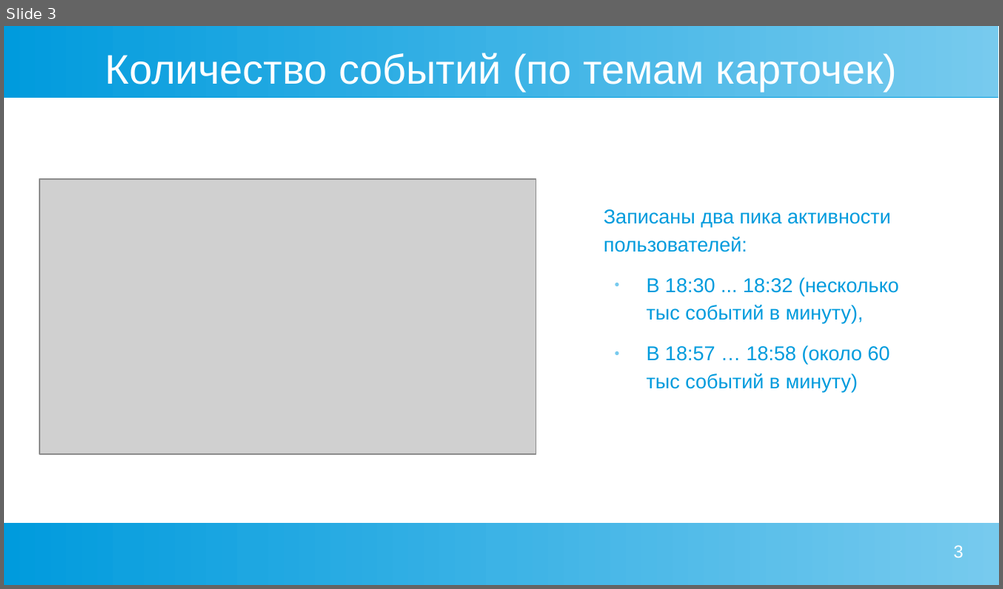
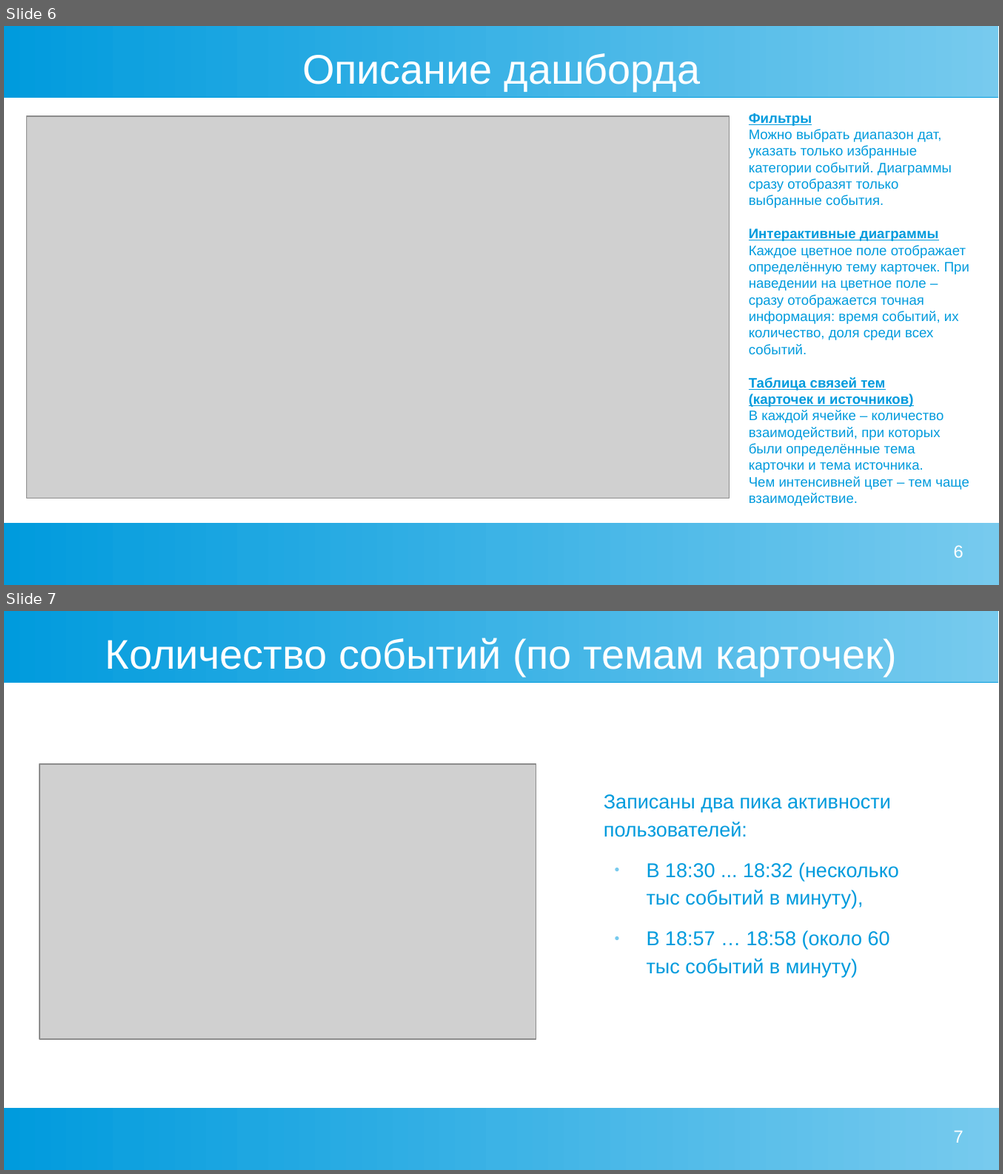
Before and after one commit to okeangel/da_portfolio, a slide deck: practicum/week_23_dashboards/dash_visits.odp. Shown one above the other, each under a label of ours: slide 3 before the commit, slides 6 and 7 after it. The pictures are 1003x589 and 1003x1174 pixels, drawn with LibreOffice and Linux fonts; fonts in the diff are those of the drawing; grey boxes stand for pictures. Boxes give left, top, right and bottom in pixels: in the first picture for what was removed or moved away, otherwise in the second. Text is boxed around its words. In the diff, an @@ line names an element or a change of style, - is before the commit and + after.

```diff
--- a/practicum/week_23_dashboards/dash_visits.odp
+++ b/practicum/week_23_dashboards/dash_visits.odp
@@ slide 6 added at <box>4,26,999,585</box>, background #FFFFFF; not listed: 2 template elements that a slide beside it also shows @@
@@ title added at <box>302,53,700,91</box>, 33 pt, text #FFFFFF @@
+Описание дашборда
@@ text added at <box>748,113,969,506</box>, 11 pt, text #009BDD @@
+Фильтры
+Можно выбрать диапазон дат, указать только избранные категории событий. Диаграммы сразу отобразят только выбранные события.
+Интерактивные диаграммы
+Каждое цветное поле отображает определённую тему карточек. При наведении на цветное поле – сразу отображается точная информация: время событий, их количество, доля среди всех событий.
+Таблица связей тем
+(карточек и источников)
+В каждой ячейке – количество взаимодействий, при которых были определённые тема карточки и тема источника.
+Чем интенсивней цвет – тем чаще взаимодействие.
@@ picture added at <box>26,116,728,499</box> @@
@@ page number added at <box>953,545,963,558</box>, 14 pt, text #FFFFFF @@
+6
@@ what was slide 3 is now slide 7 @@
@@ page number at <box>953,1130,963,1143</box>: text changed @@
-3
+7
```
Also in this commit, not shown: 3 slides changed, 3 other slides added, 2 other files.
